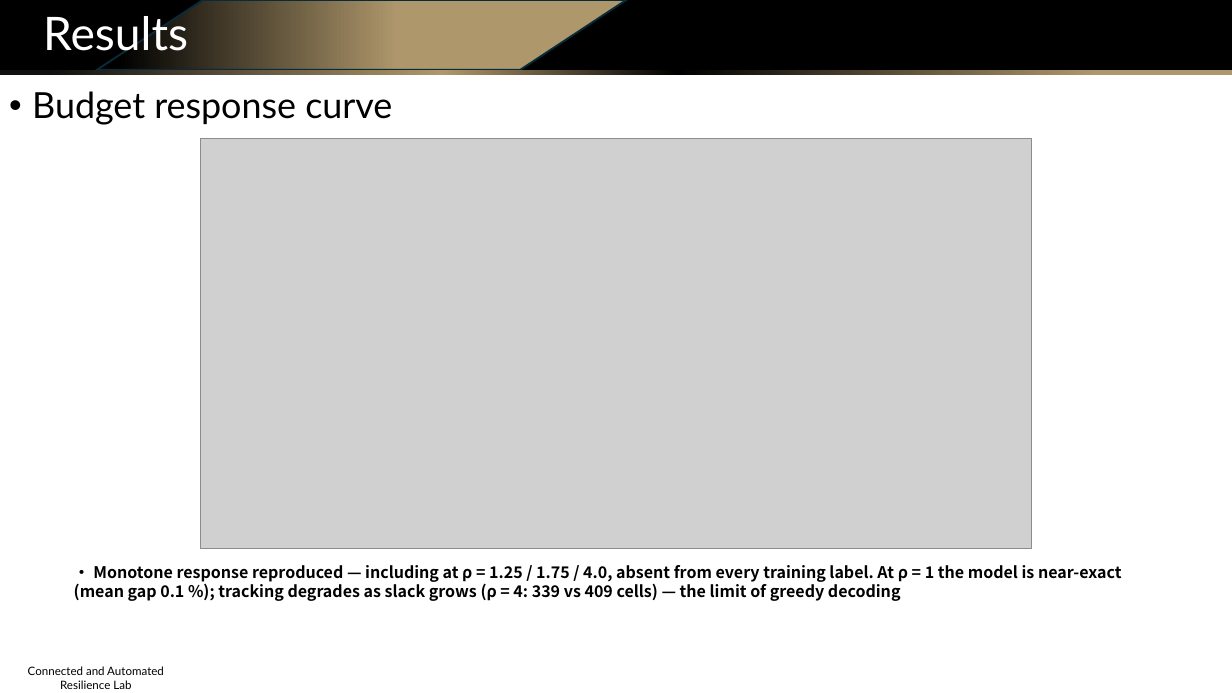
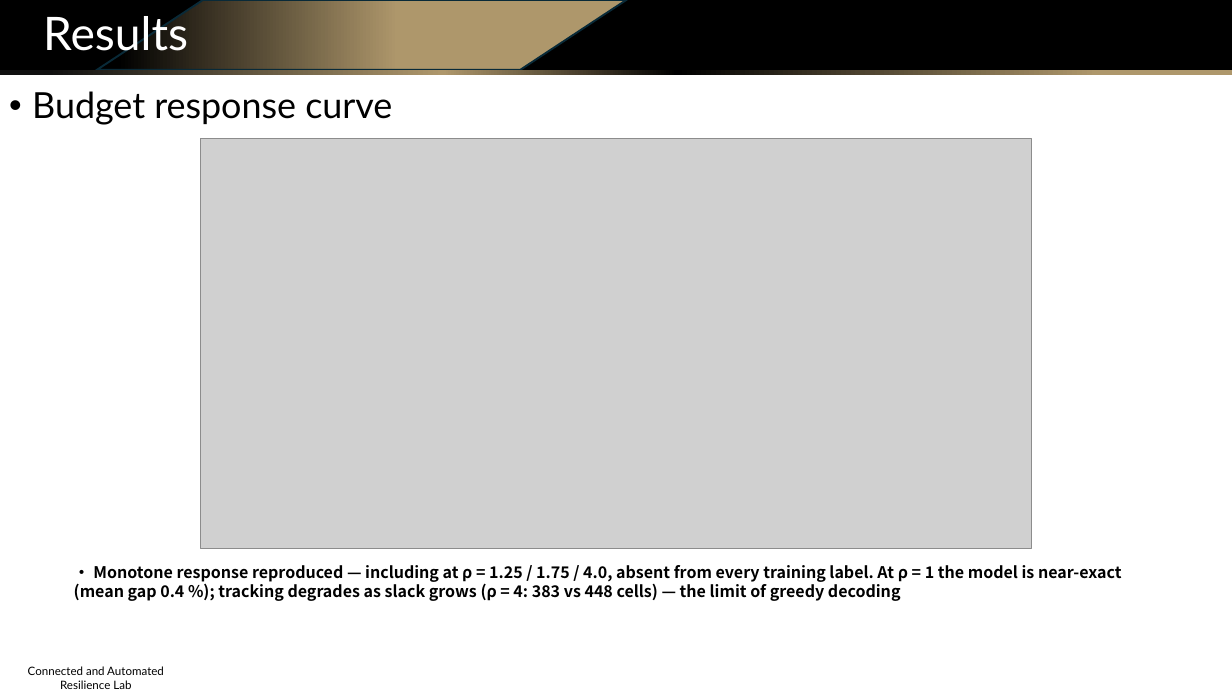
Before and after one commit to Dylan-Wyl10/RoboSense, a slide deck: slide 23 of experiments/20260804-budget-conditioning/ppt/sensing_routing_method_and_results.pptx. Drawn at 1232x693 pixels with LibreOffice and Linux fonts; fonts in the diff are those of the drawing; grey boxes stand for pictures; background and template pictures are left out. Boxes give left, top, right and bottom in pixels: in the first picture for what was removed or moved away, otherwise in the second. Text is boxed around its words. In the diff, an @@ line names an element or a change of style, - is before the commit and + after.

```diff
--- a/experiments/20260804-budget-conditioning/ppt/sensing_routing_method_and_results.pptx
+++ b/experiments/20260804-budget-conditioning/ppt/sensing_routing_method_and_results.pptx
@@ text at [74, 565, 1122, 601]: text changed @@
-• Monotone response reproduced — including at ρ = 1.25 / 1.75 / 4.0, absent from every training label. At ρ = 1 the model is near-exact (mean gap 0.1 %); tracking degrades as slack grows (ρ = 4: 339 vs 409 cells) — the limit of greedy decoding
+• Monotone response reproduced — including at ρ = 1.25 / 1.75 / 4.0, absent from every training label. At ρ = 1 the model is near-exact (mean gap 0.4 %); tracking degrades as slack grows (ρ = 4: 383 vs 448 cells) — the limit of greedy decoding
```
Also in this commit, not shown: 12 other slides changed, 24 other files.
